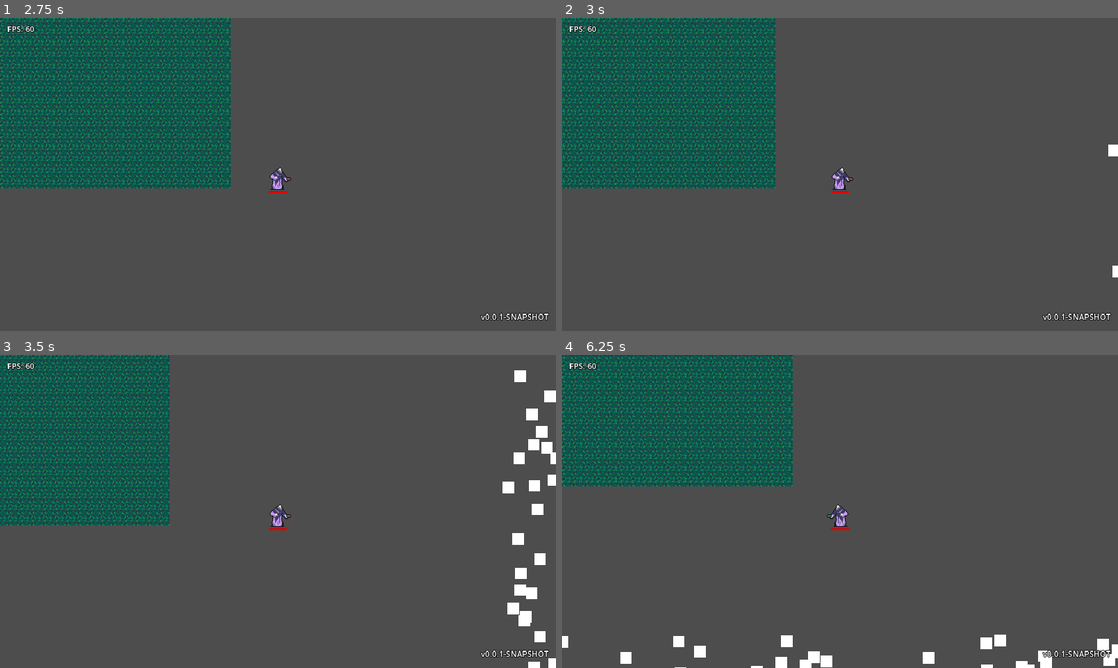
Above: before the commit, frames 1-4 (two rows, left to right).
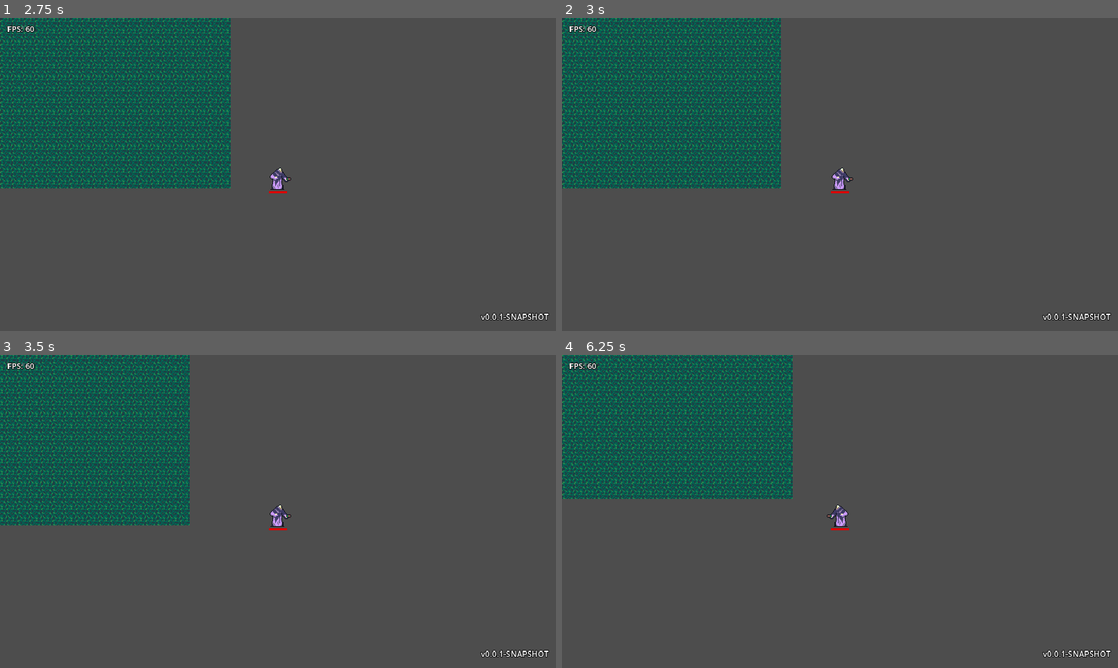
Above: after the commit, the same moments.

Repository: GORR174/LD55-summoning
Game: Godot game, scene res://scenes/Menu.tscn
Two runs of this game, one before a commit and one after it. Both use one fixed random seed, a clock stepped at 60 frames per second and the inputs below.
Inputs (mouse positions are in pixels of both pictures, inside the frame that each line leads up to):
- Up to frame 1 (2.75 s): click "Start game" at 0.5 s; tap Enter at 1.25 s; drag from (278, 174) to (333, 105) at 1.27 s; tap Space at 2 s; drag from (166, 190) to (250, 237) at 2.02 s
- Up to frame 2 (3 s): tap Enter at 2.75 s; move the mouse to (895, 105) at 2.77 s; hold Right (right) from 2.78 s (still down); tap Tab at 2.85 s
- Up to frame 3 (3.5 s): keep holding Right (right)
- Up to frame 4 (6.25 s): release Right (right) at 3.5 s; drag from (812, 574) to (673, 464) at 3.52 s; tap Space at 4.25 s; move the mouse to (1006, 558) at 4.27 s; hold Left (left) 4.28-5 s; tap Tab at 4.35, 5.85 s; drag from (673, 464) to (756, 433) at 5.02 s; tap Enter at 5.75 s; move the mouse to (867, 511) at 5.77 s; hold S (down) from 5.78 s (still down); click (867, 511) at 5.92 s

Frame 1 is identical in both runs. In frame 2, 13% of the frame differs, in the area x 0-100%, y 0-83%; in frame 3, 13%; in frame 4, 14%, in the area x 0-100%, y 0-100%.

Commit message:
Enemy AI  and damaging system

Diff:
--- a/prefabs/enemy/Enemy.tscn
+++ b/prefabs/enemy/Enemy.tscn
@@ -1,9 +1,59 @@
-[gd_scene format=3 uid="uid://cmdqemjk64se0"]
+[gd_scene load_steps=9 format=3 uid="uid://cmdqemjk64se0"]
 
-[node name="Enemy" type="CharacterBody2D"]
+[ext_resource type="Script" path="res://scripts/enemy/EnemyAI.gd" id="1_0i8op"]
+[ext_resource type="Material" uid="uid://skk5htdtovxl" path="res://shaders/BlinkingMaterial.tres" id="2_e5nao"]
+[ext_resource type="Texture2D" uid="uid://uim7oq33m5i" path="res://prefabs/enemy/enemy.png" id="3_ch0nf"]
+[ext_resource type="Script" path="res://scripts/InvisibleHider.gd" id="3_kytkw"]
+[ext_resource type="Script" path="res://scripts/DamageSystem.gd" id="4_ikkwj"]
+[ext_resource type="Script" path="res://scripts/HealthSystem.gd" id="5_d7ein"]
+[ext_resource type="PackedScene" uid="uid://c7t51whu41vh" path="res://prefabs/interface/EnemyLifebar.tscn" id="6_cests"]
 
-[node name="ColorRect" type="ColorRect" parent="."]
-offset_left = -21.0
-offset_top = -21.0
-offset_right = 19.0
-offset_bottom = 19.0
+[sub_resource type="CircleShape2D" id="CircleShape2D_be2xh"]
+radius = 11.0
+
+[node name="Enemy" type="CharacterBody2D" groups=["enemy"]]
+z_index = 10
+y_sort_enabled = true
+collision_layer = 8
+collision_mask = 9
+collision_priority = 10.0
+script = ExtResource("1_0i8op")
+
+[node name="Sprite" type="Sprite2D" parent="."]
+modulate = Color(0.521569, 0.317647, 0.223529, 1)
+material = ExtResource("2_e5nao")
+position = Vector2(8, -39)
+scale = Vector2(2.5, 2.5)
+texture = ExtResource("3_ch0nf")
+
+[node name="EnemyRemover" type="VisibleOnScreenNotifier2D" parent="."]
+visible = false
+position = Vector2(-27.4999, -5.99988)
+scale = Vector2(132.35, 136.914)
+
+[node name="InvisibleHider" type="VisibleOnScreenNotifier2D" parent="." node_paths=PackedStringArray("view")]
+visible = false
+position = Vector2(7.00001, -38.5)
+scale = Vector2(4.2, 4.35)
+script = ExtResource("3_kytkw")
+view = NodePath("../Sprite")
+
+[node name="CollisionShape2D" type="CollisionShape2D" parent="."]
+position = Vector2(-2, -10)
+shape = SubResource("CircleShape2D_be2xh")
+
+[node name="DamageSystem" type="Node" parent="." node_paths=PackedStringArray("blink_object")]
+script = ExtResource("4_ikkwj")
+blink_object = NodePath("../Sprite")
+
+[node name="HealthSystem" type="Node" parent="."]
+script = ExtResource("5_d7ein")
+max_health = 10
+
+[node name="Lifebar" parent="." instance=ExtResource("6_cests")]
+position = Vector2(0, 2)
+scale = Vector2(0.7, 0.7)
+
+[connection signal="screen_exited" from="EnemyRemover" to="." method="_on_visible_on_screen_notifier_2d_screen_exited"]
+[connection signal="screen_entered" from="InvisibleHider" to="InvisibleHider" method="_on_screen_entered"]
+[connection signal="screen_exited" from="InvisibleHider" to="InvisibleHider" method="_on_screen_exited"]
--- a/prefabs/player/player.tscn
+++ b/prefabs/player/player.tscn
@@ -1,11 +1,13 @@
-[gd_scene load_steps=16 format=3 uid="uid://dfi5pg8cyxsd5"]
+[gd_scene load_steps=19 format=3 uid="uid://dfi5pg8cyxsd5"]
 
 [ext_resource type="Script" path="res://scripts/player/player.gd" id="1_foa2j"]
+[ext_resource type="Material" uid="uid://skk5htdtovxl" path="res://shaders/BlinkingMaterial.tres" id="1_fxv35"]
 [ext_resource type="Texture2D" uid="uid://cd6j2u5g0j3e" path="res://prefabs/player/Player.png" id="1_sbp01"]
 [ext_resource type="Script" path="res://scripts/enemy/EnemySpawner.gd" id="3_trqkk"]
 [ext_resource type="Script" path="res://scripts/HealthSystem.gd" id="4_3adh0"]
 [ext_resource type="Script" path="res://scripts/DamageSystem.gd" id="5_vf0fr"]
 [ext_resource type="PackedScene" uid="uid://c7t51whu41vh" path="res://prefabs/interface/EnemyLifebar.tscn" id="6_sxjpl"]
+[ext_resource type="Script" path="res://scripts/DamageArea.gd" id="7_k8ggn"]
 
 [sub_resource type="RectangleShape2D" id="RectangleShape2D_annlu"]
 size = Vector2(33, 38)
@@ -34,10 +36,18 @@
 [sub_resource type="RectangleShape2D" id="RectangleShape2D_1nbx7"]
 size = Vector2(747.5, 666.5)
 
+[sub_resource type="CircleShape2D" id="CircleShape2D_ajdj7"]
+radius = 40.0125
+
 [node name="Player" type="CharacterBody2D"]
+z_index = 10
+y_sort_enabled = true
+material = ExtResource("1_fxv35")
+collision_layer = 4
 script = ExtResource("1_foa2j")
 
 [node name="PlayerSprite" type="Sprite2D" parent="."]
+material = ExtResource("1_fxv35")
 position = Vector2(4.76837e-07, -39)
 scale = Vector2(2.5, 2.5)
 texture = ExtResource("1_sbp01")
@@ -107,10 +117,28 @@
 [node name="HealthSystem" type="Node" parent="."]
 script = ExtResource("4_3adh0")
 
-[node name="DamageSystem" type="Node" parent="."]
+[node name="DamageSystem" type="Node" parent="." node_paths=PackedStringArray("blink_object")]
+unique_name_in_owner = true
 script = ExtResource("5_vf0fr")
+blink_object = NodePath("../PlayerSprite")
 
 [node name="Lifebar" parent="." instance=ExtResource("6_sxjpl")]
 position = Vector2(-1.07288e-06, 2)
 scale = Vector2(0.8, 0.8)
 should_be_hidden = null
+
+[node name="DamageArea" type="Area2D" parent="."]
+position = Vector2(-1, -12)
+collision_layer = 0
+collision_mask = 8
+script = ExtResource("7_k8ggn")
+
+[node name="CollisionShape2D" type="CollisionShape2D" parent="DamageArea"]
+shape = SubResource("CircleShape2D_ajdj7")
+
+[node name="DamageTimer" type="Timer" parent="DamageArea"]
+wait_time = 0.2
+autostart = true
+
+[connection signal="on_death" from="HealthSystem" to="." method="_on_death"]
+[connection signal="timeout" from="DamageArea/DamageTimer" to="DamageArea" method="damage"]
--- a/scenes/GameScene.tscn
+++ b/scenes/GameScene.tscn
@@ -1,14 +1,21 @@
-[gd_scene load_steps=4 format=3 uid="uid://badas10xywsbd"]
+[gd_scene load_steps=6 format=3 uid="uid://badas10xywsbd"]
 
 [ext_resource type="PackedScene" uid="uid://dfi5pg8cyxsd5" path="res://prefabs/player/player.tscn" id="1_erj3u"]
 [ext_resource type="Script" path="res://scripts/GameScene/GameScene.gd" id="1_ghtyx"]
+[ext_resource type="Shader" path="res://shaders/white_blink.gdshader" id="3_t1dwj"]
 [ext_resource type="TileSet" uid="uid://cphn4c71ft87v" path="res://tileset/ground.tres" id="3_wsq4y"]
 
+[sub_resource type="ShaderMaterial" id="ShaderMaterial_hpxd7"]
+resource_local_to_scene = true
+shader = ExtResource("3_t1dwj")
+shader_parameter/whitening = 0.0
+
 [node name="GameScene" type="Node2D"]
+y_sort_enabled = true
 script = ExtResource("1_ghtyx")
 
 [node name="Player" parent="." instance=ExtResource("1_erj3u")]
-z_index = 10
+material = SubResource("ShaderMaterial_hpxd7")
 position = Vector2(2164, 2006)
 
 [node name="ParallaxBackground" type="ParallaxBackground" parent="."]
@@ -24,7 +31,7 @@
 layer_0/tile_data = PackedInt32Array(131072, 1, 0, 196608, 1, 0, 262144, 1, 0, 327680, 1, 0, 393216, 1, 0, 458752, 1, 0 …(36357 unchanged characters)…
 
 [node name="EnemySpawnTimer" type="Timer" parent="."]
-one_shot = true
+wait_time = 5.0
 autostart = true
 
 [connection signal="timeout" from="EnemySpawnTimer" to="." method="spawn_enemy"]
--- /dev/null
+++ b/scripts/DamageArea.gd
@@ -0,0 +1,10 @@
+extends Area2D
+
+
+@onready var player_damage_system = %DamageSystem
+
+
+func damage():
+	for enemy in get_overlapping_bodies():
+		enemy.find_child("DamageSystem").damage(owner.damage, owner)
+		player_damage_system.damage(enemy.damage, enemy)
--- a/scripts/DamageSystem.gd
+++ b/scripts/DamageSystem.gd
@@ -45,7 +45,7 @@
 func damage(damage: int, damager: Node2D):
 	health_system.damage(damage, damager)
 	damaged.emit(damage, damager)
-	spawn_damage_label(damage)
+	#spawn_damage_label(damage)
 	blinking = 0.8
 
 
--- a/scripts/GameScene/GameScene.gd
+++ b/scripts/GameScene/GameScene.gd
@@ -1,10 +1,16 @@
 extends Node2D
 
 
-# Called when the node enters the scene tree for the first time.
+@onready var next_scene: PackedScene = load("res://scenes/Menu.tscn")
+
+
 func _ready():
 	Global.game_ref = self
 
 
 func spawn_enemy():
 	Global.enemy_spawner.spawn_enemy()
+
+
+func game_over():
+	get_tree().change_scene_to_packed(next_scene)
--- a/scripts/HealthSystem.gd
+++ b/scripts/HealthSystem.gd
@@ -19,8 +19,8 @@
 signal on_death
 signal health_changed(health, previous, max_health)
 
-var meat = load("res://prefabs/meat/Meat.tscn")
-var blood = load("res://prefabs/blood/Blood.tscn")
+#var meat = load("res://prefabs/meat/Meat.tscn")
+#var blood = load("res://prefabs/blood/Blood.tscn")
 
 
 func _ready():
@@ -33,22 +33,22 @@
 	if !is_dead and health <= 0:
 		is_dead = true
 		on_death.emit()
-		if should_spawn_meat:
-			_spawn_meat(damager)
+		#if should_spawn_meat:
+			#_spawn_meat(damager)
 		if on_death.get_connections().size() <= 0:
 			get_parent().queue_free()
 
 
 
-func _spawn_meat(damager):
-	var meat_position = get_parent().global_position if meat_spawn_point == null else meat_spawn_point.global_position
-
-	for i in range(randi_range(4, 7)):
-		var meat_instance = meat.instantiate()
-		meat_instance.position = meat_position
-		Global.level_ref.add_child(meat_instance)
-
-	var blood_instance = blood.instantiate()
-	blood_instance.position = meat_position
-	blood_instance.rotation = damager.global_rotation
-	Global.level_ref.add_child(blood_instance)
+#func _spawn_meat(damager):
+	#var meat_position = get_parent().global_position if meat_spawn_point == null else meat_spawn_point.global_position
+	#
+	#for i in range(randi_range(4, 7)):
+		#var meat_instance = meat.instantiate()
+		#meat_instance.position = meat_position
+		#Global.level_ref.add_child(meat_instance)
+	#
+	#var blood_instance = blood.instantiate()
+	#blood_instance.position = meat_position
+	#blood_instance.rotation = damager.global_rotation
+	#Global.level_ref.add_child(blood_instance)
--- /dev/null
+++ b/scripts/InvisibleHider.gd
@@ -0,0 +1,12 @@
+extends VisibleOnScreenNotifier2D
+
+
+@export var view: Node2D
+
+
+func _on_screen_entered():
+	view.visible = true
+
+
+func _on_screen_exited():
+	view.visible = false
--- /dev/null
+++ b/scripts/enemy/EnemyAI.gd
@@ -0,0 +1,25 @@
+extends CharacterBody2D
+
+
+var speed = 50 + randf_range(-10, 80)
+var flip_range = randf_range(2, 20)
+
+@export var damage: int = 5
+
+@onready var sprite: Sprite2D = $Sprite
+
+
+func _process(delta):
+	if Global.player_ref.position.x - position.x < -flip_range:
+		sprite.scale.x = -sprite.scale.y
+	if Global.player_ref.position.x - position.x > flip_range:
+		sprite.scale.x = sprite.scale.y
+
+
+func _physics_process(delta):
+	velocity = (Global.player_ref.position - position).normalized() * speed
+	move_and_slide()
+
+
+func _on_visible_on_screen_notifier_2d_screen_exited():
+	queue_free()
--- a/scripts/enemy/EnemySpawner.gd
+++ b/scripts/enemy/EnemySpawner.gd
@@ -11,13 +11,12 @@
 
 
 func spawn_enemy():
-	for i in range(0, 1000):
-		var child = _children[randi() % _children.size()] as CollisionShape2D
-		var rect = child.shape as RectangleShape2D
+	var child = _children[randi() % _children.size()] as CollisionShape2D
+	var rect = child.shape as RectangleShape2D
 
-		var rand_x = randi_range(child.position.x - rect.size.x / 2, child.position.x + rect.size.x / 2)
-		var rand_y = randi_range(child.position.y - rect.size.y / 2, child.position.y + rect.size.y / 2)
+	var rand_x = randi_range(child.position.x - rect.size.x / 2, child.position.x + rect.size.x / 2)
+	var rand_y = randi_range(child.position.y - rect.size.y / 2, child.position.y + rect.size.y / 2)
 
-		var enemy = load("res://prefabs/enemy/Enemy.tscn").instantiate()
-		enemy.position = to_global(Vector2(rand_x, rand_y))
-		Global.game_ref.add_child.call_deferred(enemy)
+	var enemy = load("res://prefabs/enemy/Enemy.tscn").instantiate()
+	enemy.position = to_global(Vector2(rand_x, rand_y))
+	Global.game_ref.add_child.call_deferred(enemy)
--- a/scripts/player/player.gd
+++ b/scripts/player/player.gd
@@ -1,7 +1,9 @@
 extends CharacterBody2D
 
 
-const SPEED = 300.0
+const SPEED = 200.0
+
+var damage: int = 1
 
 @onready var sprite: Sprite2D = $PlayerSprite
 
@@ -21,3 +23,7 @@
 		sprite.scale.x = sprite.scale.y
 
 	move_and_slide()
+
+
+func _on_death():
+	Global.game_ref.game_over()
Binary file added: prefabs/enemy/enemy.png
Not shown, added: prefabs/enemy/enemy.png.import
Not shown: 1 places in shaders/BlinkingMaterial.tres that only renumber resources
